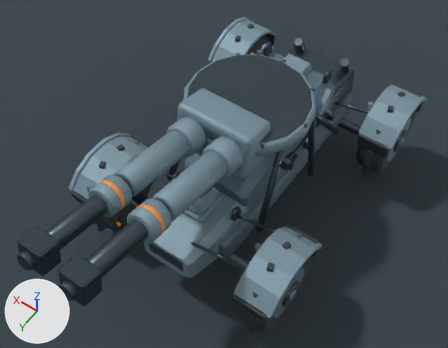
One commit to the Blender file content/source-art/fieldmedicrover-v2.blend: the scene before it, then after it.
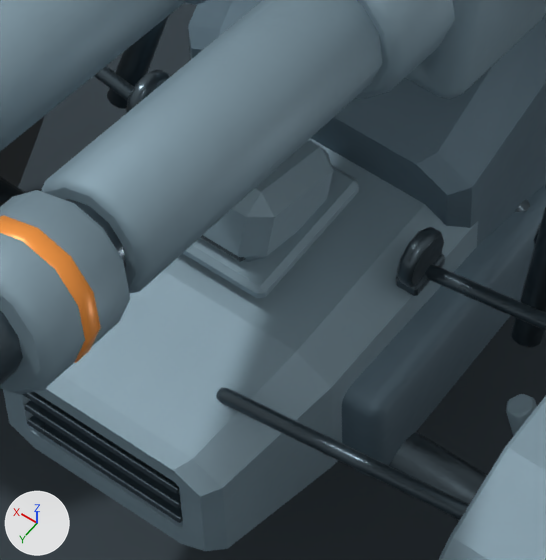
The first picture shows the older version from a 50 mm lens placed at (-2.09, 3.51, 5.49), pointed at (-0.02, 0.62, 0.93). The close-ups show the older and then the newer version on the part from 32% to 59% of the width and 45% to 80% of the height of that picture. Only the edits that show in the close-ups are written down. The axes (+X, +Y, +Z) are drawn at lower left. The lights are the same throughout.

The scene before the commit, as lines of its bpy script (objects in view):
```python
me_cube_083 = bpy.data.meshes.new('Cube.083')
me_cube_083.from_pydata(...)  # 24 vertices, 26 faces; spans x -0.15..0.15, y -0.168..0.168, z -0.02..0.02
me_cube_083.materials.append(mat_fieldmedicrover_lightarmor)
me_cylinder_077 = bpy.data.meshes.new('Cylinder.077')
me_cylinder_077.from_pydata(...)  # 60 vertices, 62 faces; spans x -0.0175..0.0175, y -0.0625..0.0625, z -0.0618..0.0618
me_cylinder_077.materials.append(mat_fieldmedicrover_gunmetal)
me_fieldmedicroverarmor_frontnose_tmp_mesh = bpy.data.meshes.new('FieldMedicRoverArmor_FrontNose_Tmp_Mesh')
me_fieldmedicroverarmor_frontnose_tmp_mesh.from_pydata(...)  # 60 vertices, 52 faces; spans x -0.36..0.36, y 0.61..1.49, z 0.43..0.87
me_fieldmedicroverarmor_frontnose_tmp_mesh.materials.append(mat_fieldmedicrover_lightarmor)
ob_fieldmedicroverarmor_frontnose = bpy.data.objects.new('FieldMedicRoverArmor_FrontNose', me_fieldmedicroverarmor_frontnose_tmp_mesh)
ob_fieldmedicroverarmor_frontnose.location = (0.0, 0.0, 0.0)
ob_fieldmedicroverarmor_liftinglug_2 = bpy.data.objects.new('FieldMedicRoverArmor_LiftingLug_2', me_cylinder_077)
ob_fieldmedicroverarmor_liftinglug_2.location = (0.34, 0.88, 0.879)
ob_fieldmedicroversensor_driverperiscope_mountpad = bpy.data.objects.new('FieldMedicRoverSensor_DriverPeriscope_MountPad', me_cube_083)
ob_fieldmedicroversensor_driverperiscope_mountpad.location = (0.0, 0.98, 0.893)
# also in view: 'FieldMedicRoverChassis_AxleBeam_Front' at (0.0, 1.05, 0.44); 'FieldMedicRoverChassis_ShockStrut_Front_L' at (-0.75, 1.05, 0.66); 'FieldMedicRoverRollCage_APillar_L' at (-0.49, 0.55, 1.02); 'FieldMedicRoverDualGun_ThermalSleeve_R' at (0.19, 1.3, 1.63); 'FieldMedicRoverDualGun_EvacuatorStripe_L' at (-0.19, 1.78, 1.73)
```
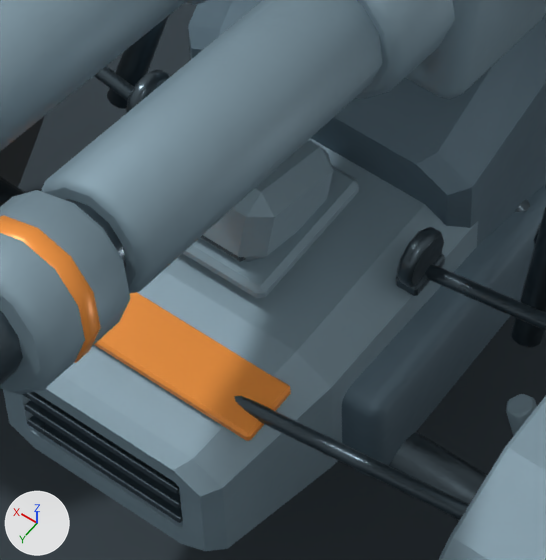
Changed parts and their boxes [x1, y1, x2, y2] in the close-ups (546 x 560 px):
'FieldMedicRoverWarning_NoseTrim', added (orange)
    after: [94, 292, 291, 441]

The edits, one by one:
Mesh me_fieldmedicroverwarning_nosetrim_mesh is new.
It has 24 vertices, 26 faces and spans x -0.29..0.29, y 1.24..1.38, z 0.877..0.903.
It uses material mat_fieldmedicrover_warning (orange #f9993f).
Object 'FieldMedicRoverWarning_NoseTrim' (ob_fieldmedicroverwarning_nosetrim) is new; it shows me_fieldmedicroverwarning_nosetrim_mesh.
Its location is (0.0, 0.0, -0.076).
